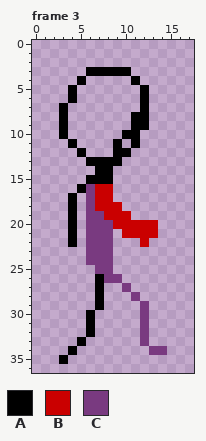
Pixel-art file -- gfx/player/run/run-placeholder2.ase. The picture above was drawn from the file before the commit.
18x37 pixels, 6 frames. Shown: frame 3.
Visible layers, top first: "Layer 2", "Layer 1".
Palette (. is transparent): A #000000  B #ca0000  C #793a80
Pixels before, frame 3, first column x 3:
 3 ...AAAAA....
 4 ..A.....A...
 5 .A.......A..
 6 .A.......A..
 7 A........A..
 8 A.......AA..
 9 A.......AA..
10 A......AA...
11 .A....A.A...
12 ..A...AA....
13 ...AAAA.....
14 ....AA......
15 ...AAA......
16 ..ACBB......
17 .A.CBB......
18 .A.CBBB.....
19 .A.CCBBB....
20 .A.CCCBBBBB.
21 .A.CCC.BBBB.
22 .A.CCC...B..
23 ...CCC......
24 ...CCC......
25 ....CC......
26 ....ACC.....
27 ....A..C....
28 ....A...C...
29 ....A....C..
30 ...A.....C..
31 ...A.....C..
32 ...A.....C..
33 ..A......C..
34 .A........CC
35 A...........
The result:
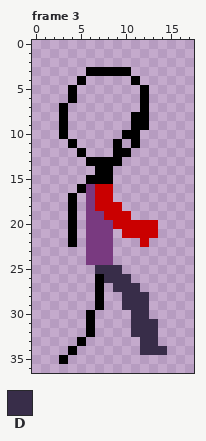
Colours new in this view: D #382d49
Diff:
{"where": "frame 3, layer \"Layer 2\""}
{"frame":3,"y":25,"x":7,"old":"CC.","new":"DDD"}
{"frame":3,"y":26,"x":8,"old":"CC.","new":"DDD"}
{"frame":3,"y":27,"x":9,"old":".C.","new":"DDD"}
{"frame":3,"y":28,"x":10,"old":".C.","new":"DDD"}
{"frame":3,"y":29,"x":10,"old":"..C","new":"DDD"}
{"frame":3,"y":30,"x":11,"old":".C","new":"DD"}
{"frame":3,"y":31,"x":11,"old":".C.","new":"DDD"}
{"frame":3,"y":32,"x":11,"old":".C.","new":"DDD"}
{"frame":3,"y":33,"x":12,"old":"C.","new":"DD"}
{"frame":3,"y":34,"x":12,"old":".CC","new":"DDD"}
{"label":"changed","picture_box":[95,265,167,355]}
